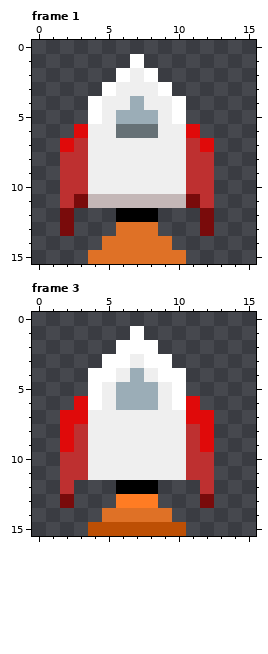
One commit to this pixel-art file: Assets/Sprites/Sprite-0003.aseprite. That is the earlier state.
16x16 pixels, 3 frames. Shown: frame 1, frame 3. The commit also changed other frames, which this record leaves out.
New version:
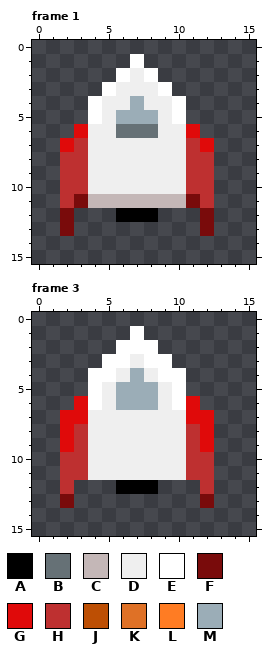
Palette (. is transparent): A #000000  B #667176  C #c4b7b7  D #efefef  E #ffffff  F #790b0b  G #e00a0a  H #be3030  J #bd4f04  K #df7126  L #ff7c23  M #9badb7
Changes in this commit:
Frame 1:
Colour K is removed in row 13 at x 6 to 8; in row 14 at x 5 to 9; in row 15 at x 4 to 10.
Frame 3:
Colour J is removed in row 15 at x 4 to 10.
Colour K is removed in row 14 at x 5 to 9.
Colour L is removed in row 13 at x 6 to 8.
